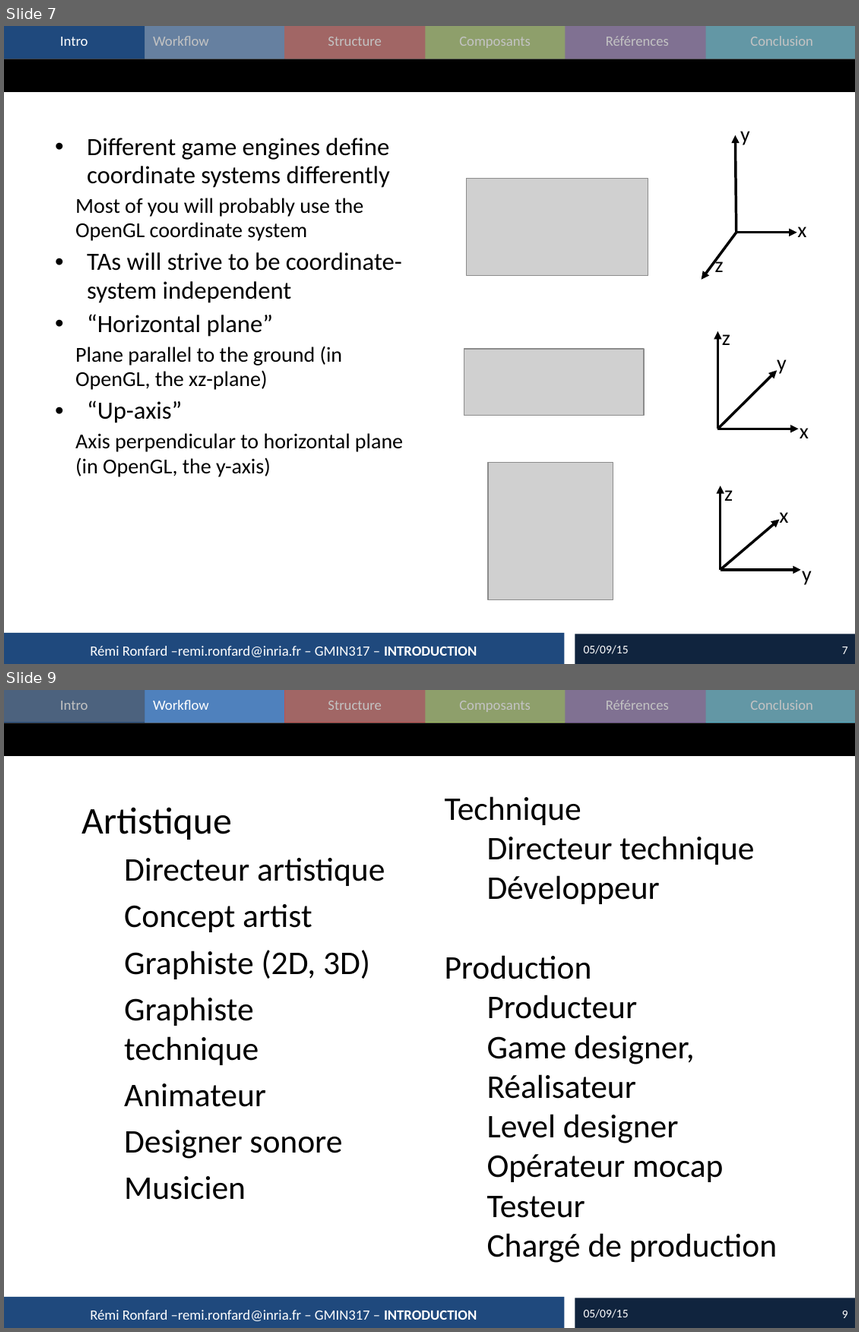
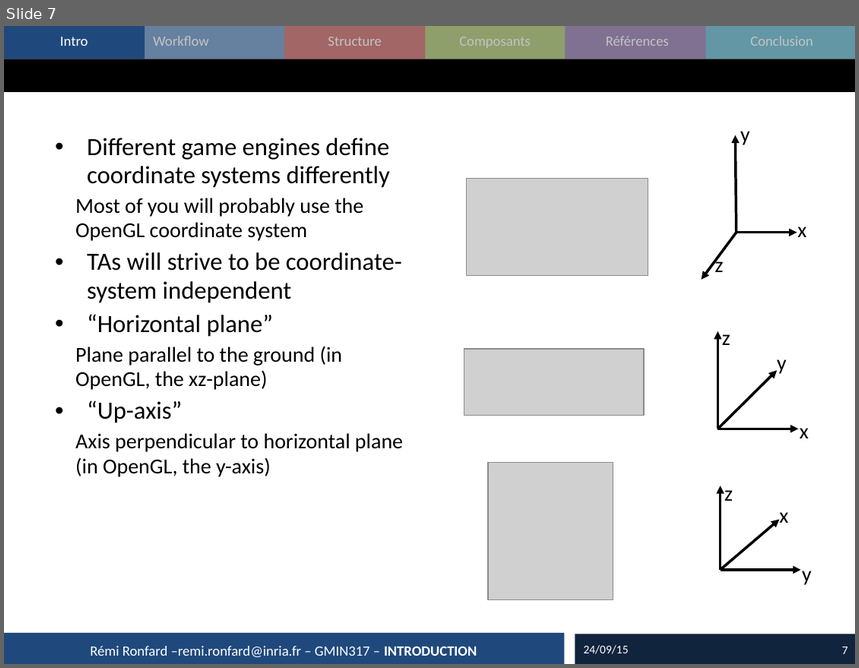
Before and after one commit to imagina-gmin317/imagina-gmin317-2015, a slide deck: cours/2015_02_GameEngine.pptx. Shown one above the other, each under a label of ours: slides 7 and 9 before the commit, slide 7 after it; the slides between them are not shown. The pictures are 859x1332 and 859x668 pixels, drawn with LibreOffice and Linux fonts; fonts in the diff are those of the drawing; grey boxes stand for pictures. Boxes give left, top, right and bottom in pixels: in the first picture for what was removed or moved away, otherwise in the second. Text is boxed around its words. In the diff, an @@ line names an element or a change of style, - is before the commit and + after.

```diff
--- a/cours/2015_02_GameEngine.pptx
+++ b/cours/2015_02_GameEngine.pptx
@@ slide 9 removed at (4,690,855,1328), background #FFFFFF; not listed: 15 template elements that a slide beside it also shows @@
@@ rectangle removed at (4,690,145,723) @@
@@ rectangle removed at (286,690,855,723) @@
@@ text removed at (445,796,777,1263) @@
-Technique
-  • Directeur technique
-  • Développeur
-Production
-  • Producteur
-  • Game designer, Réalisateur
-  • Level designer
-  • Opérateur mocap
-  • Testeur
-  • Chargé de production
@@ text removed at (82,807,385,1200) @@
-• Artistique
-  • Directeur artistique
-  • Concept artist
-  • Graphiste (2D, 3D)
-  • Graphiste technique
-  • Animateur
-  • Designer sonore
-  • Musicien
@@ text removed at (90,1310,477,1322) @@
-Rémi Ronfard –remi.ronfard@inria.fr – GMIN317 – INTRODUCTION
@@ text removed at (584,1309,629,1319) @@
-05/09/15
@@ page number removed at (842,1311,848,1319) @@
-9
@@ slide 7 changed as well @@
@@ text at (584,645,629,655): text changed @@
-05/09/15
+24/09/15
```
Also in this commit, not shown: 45 other slides changed, 3 other slides removed, 25 other files.
